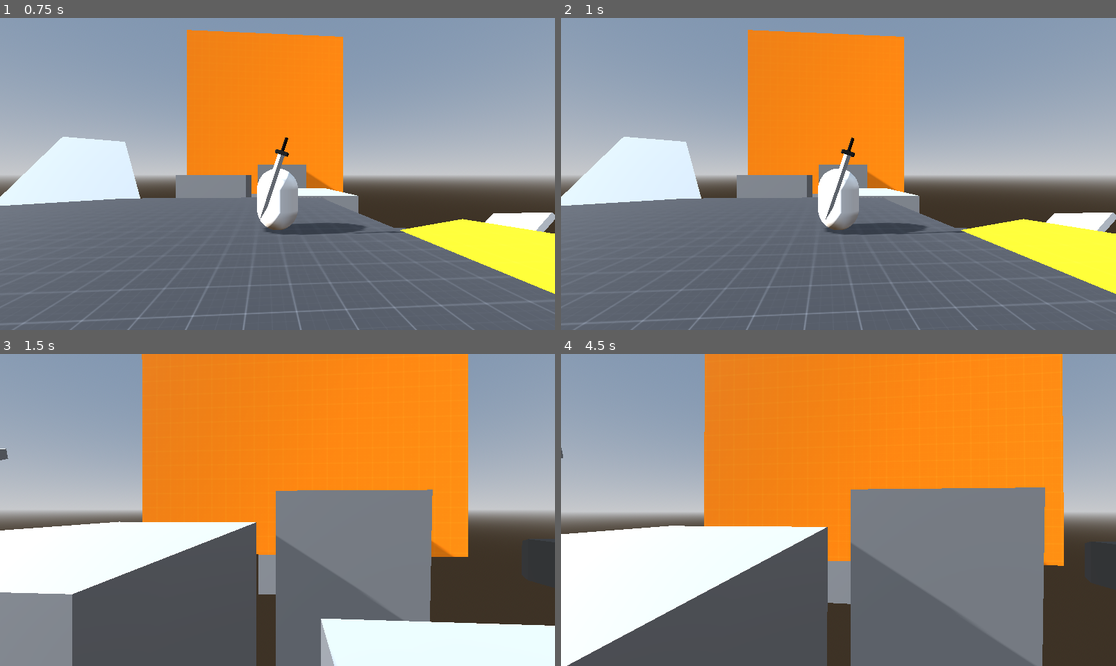
Above: before the commit, frames 1-4 (two rows, left to right).
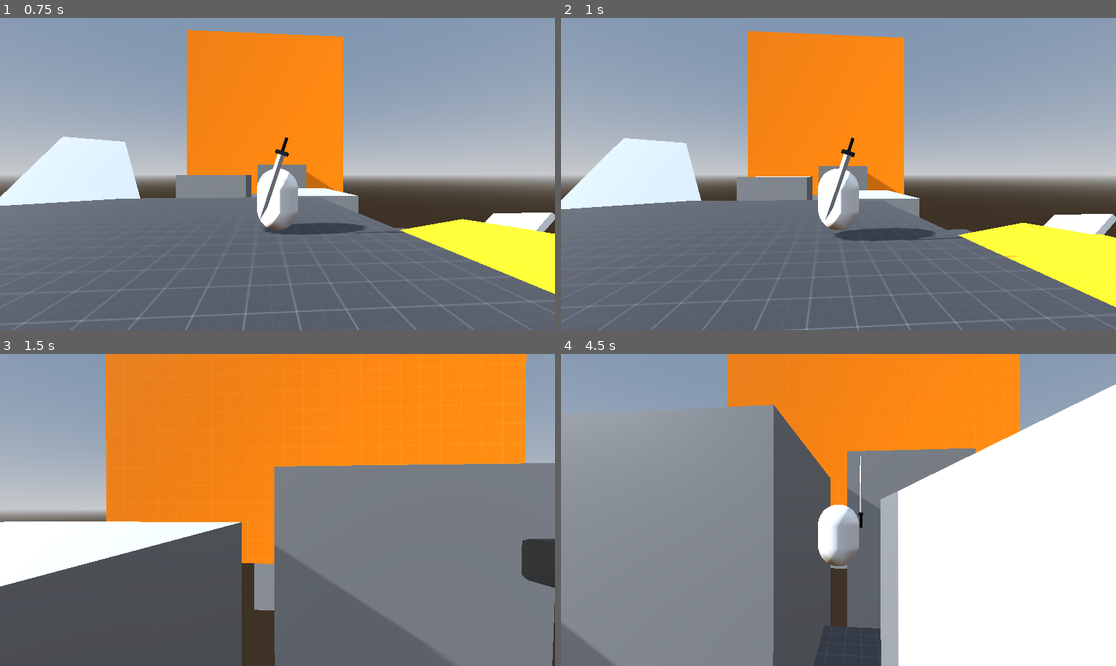
Above: after the commit, the same moments.

Repository: WarioGiant/3D-MV
Game: Godot game, scene res://world.tscn
Two runs of this game, one before a commit and one after it. Both use one fixed random seed, a clock stepped at 60 frames per second and the inputs below.
Inputs (mouse positions are in pixels of both pictures, inside the frame that each line leads up to):
- Up to frame 1 (0.75 s): tap Enter (ui_accept) at 0.5 s; move the mouse to (305, 174) at 0.52 s; hold W (forward) from 0.53 s (still down); hold Shift (dash) from 0.53 s (still down)
- Up to frame 2 (1 s): keep holding W (forward); keep holding Shift (dash); tap Space (jump) at 0.77, 0.8 s
- Up to frame 3 (1.5 s): keep holding W (forward); tap Space (jump) at 1.07, 1.35 s; move the mouse to (249, 510) at 1.27 s; release Shift (dash) at 1.28 s
- Up to frame 4 (4.5 s): keep holding W (forward); tap Space (jump) at 1.52, 1.82, 2.3, 3.02, 3.32, 3.77, 3.8, 4.07, 4.35 s; tap Shift (dash) at 1.55, 3.05 s; move the mouse to (849, 503) at 2.02 s; hold Shift (dash) 2.03-2.78 s; tap Enter (ui_accept) at 2.75 s; move the mouse to (832, 516) at 2.77 s; tap Q (lock_on) at 2.85 s; move the mouse to (877, 513) at 3.52 s; hold Shift (dash) 3.53-4.28 s; move the mouse to (794, 506) at 4.27 s

Frame 1 is identical in both runs. In frame 2, 3.7% of the frame differs, in the area x 0-100%, y 3-100%; in frame 3, 34%; in frame 4, 71%, in the area x 0-100%, y 0-100%.

Commit message:
simplify movement code and add friction variable

Diff:
--- a/player.gd
+++ b/player.gd
@@ -1,6 +1,7 @@
 extends CharacterBody3D
 
 var gravity := 30.
+var friction := 10.
 var grabbed := false
 var dashes := 1
 var speed := 5.
@@ -85,8 +86,8 @@
 	elif dash_charge_time and dashes:
 		dash_charge_time = 0
 		dashes -= 1
-		direction = local_input_dir * 15
-		if direction.length():
+		velocity = local_input_dir * 135
+		if velocity.length():
 			walking_time = 1.0
 		can_move = true
 		gravity = 30.
@@ -130,7 +131,7 @@
 	var input_dir = Input.get_vector("left", "right", "forward", "backward").normalized()
 	local_input_dir = camera_yaw.transform.basis * Vector3(input_dir.x, 0, input_dir.y)
 	if can_move:
-		direction = lerp(direction, local_input_dir, delta * 10)
+		direction = local_input_dir * speed
 
 	#Glide
 	if !(is_on_floor() or grabbed):
@@ -139,17 +140,13 @@
 	else:
 		gliding = false
 
-	if direction.length():
-		velocity.x = direction.x * speed
-		velocity.z = direction.z * speed
-	else:
-		velocity.x = move_toward(velocity.x, 0, speed)
-		velocity.z = move_toward(velocity.z, 0, speed)
+	velocity.x = lerp(velocity.x, direction.x, delta * friction)
+	velocity.z = lerp(velocity.z, direction.z, delta * friction)
 
+	dash(delta)
+	jump(delta)
+	grab(delta)
 	handle_sprinting(delta)
-	jump(delta)
-	dash(delta)
-	grab(delta)
 
 
 	move_and_slide()
Not shown, changed: export_presets.cfg
